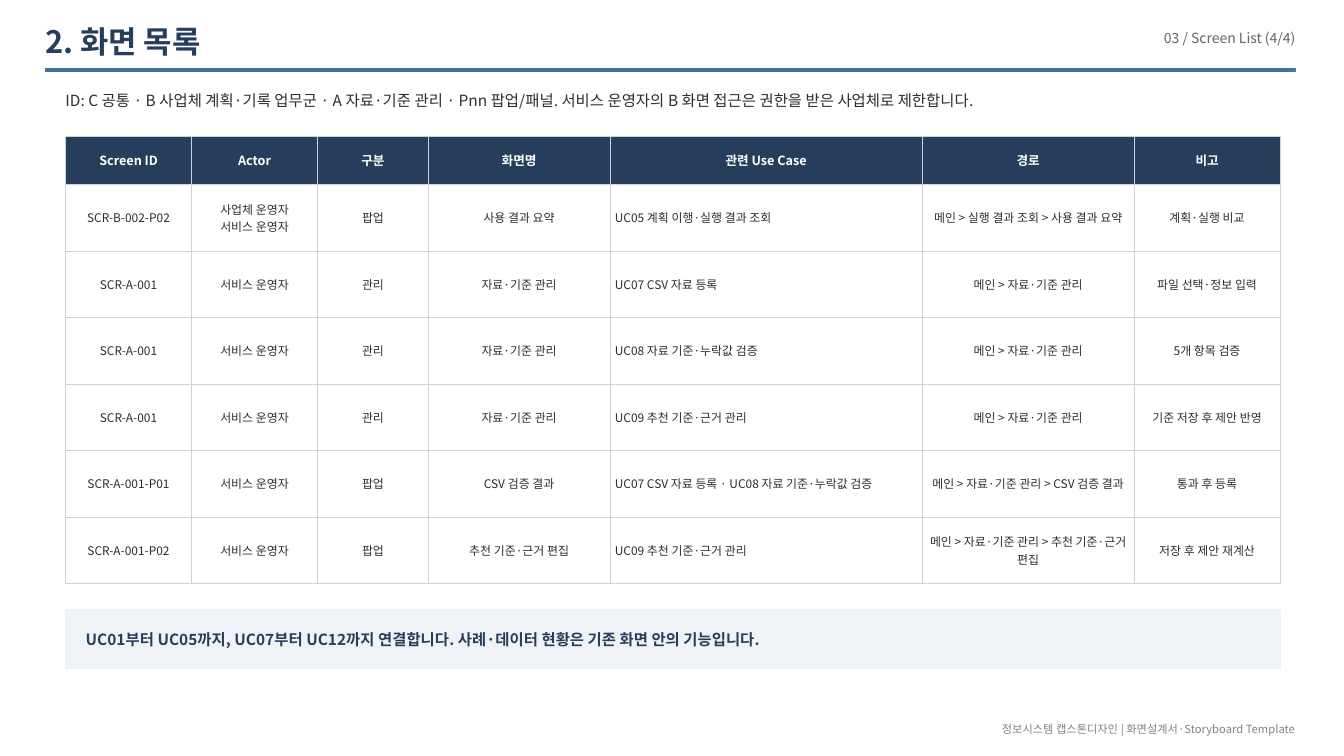
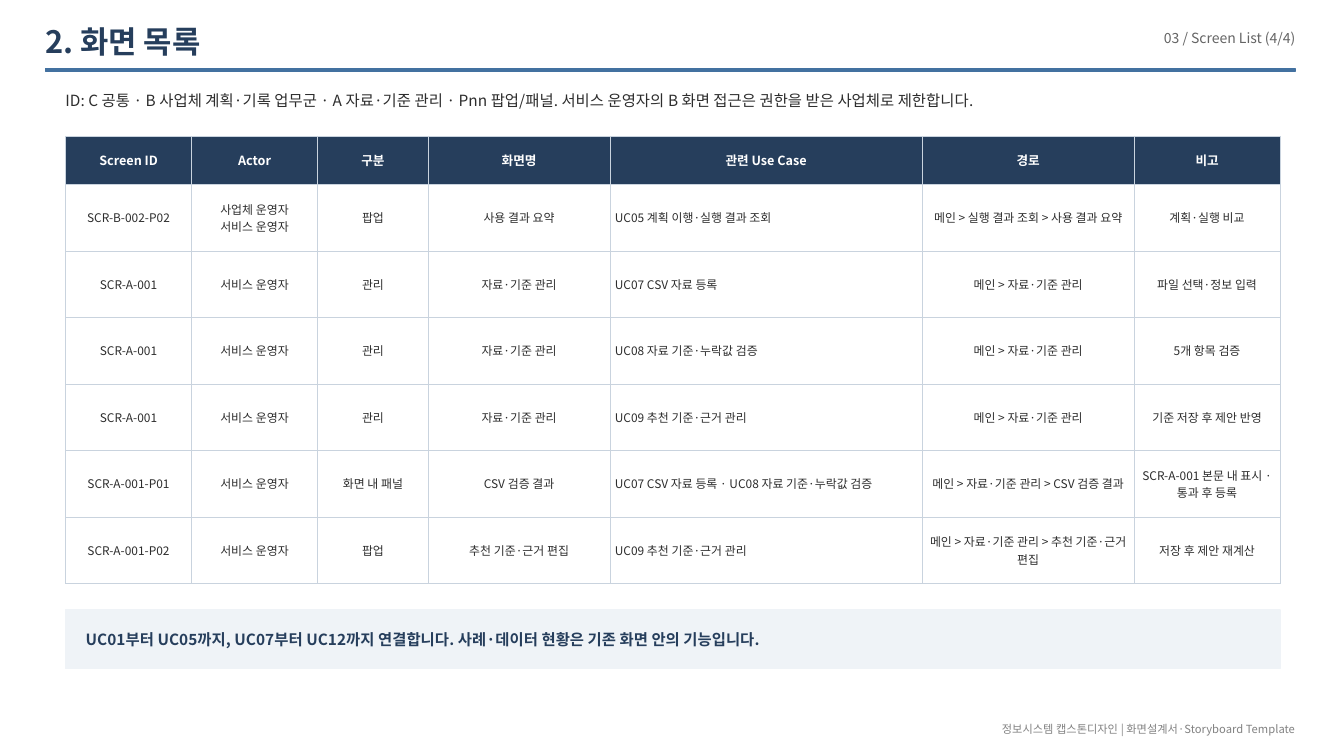
Before and after one commit to LSB-afk/-Information-Systems-Capstone-Design, a slide deck: slide 9 of 00_제출/Red 화면설계서_20261003.pptx. Drawn at 1344x756 pixels with LibreOffice and Linux fonts; fonts in the diff are those of the drawing. Boxes give left, top, right and bottom in pixels: in the first picture for what was removed or moved away, otherwise in the second. Text is boxed around its words. In the diff, an @@ line names an element or a change of style, - is before the commit and + after.

```diff
--- a/00_제출/Red 화면설계서_20261003.pptx
+++ b/00_제출/Red 화면설계서_20261003.pptx
@@ table at [66, 136, 1280, 584] @@
-row 6, column 3: 팝업
+row 6, column 3: 화면 내 패널
-row 6, column 7: 통과 후 등록
+row 6, column 7: SCR-A-001 본문 내 표시 · 통과 후 등록
```
Also in this commit, not shown: 27 other slides changed, 7 other files.
